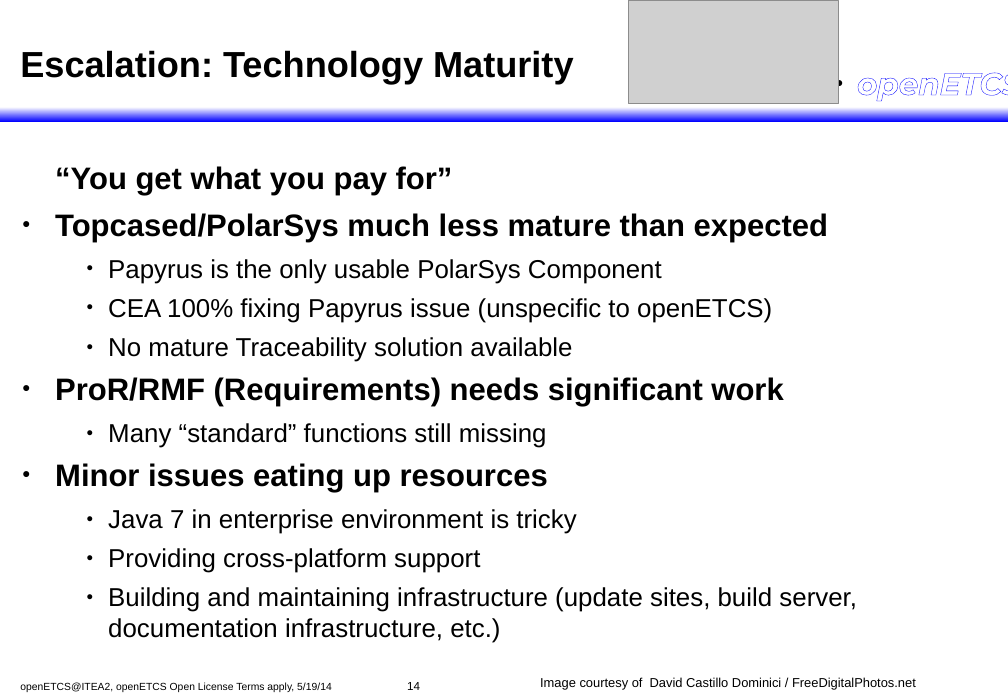
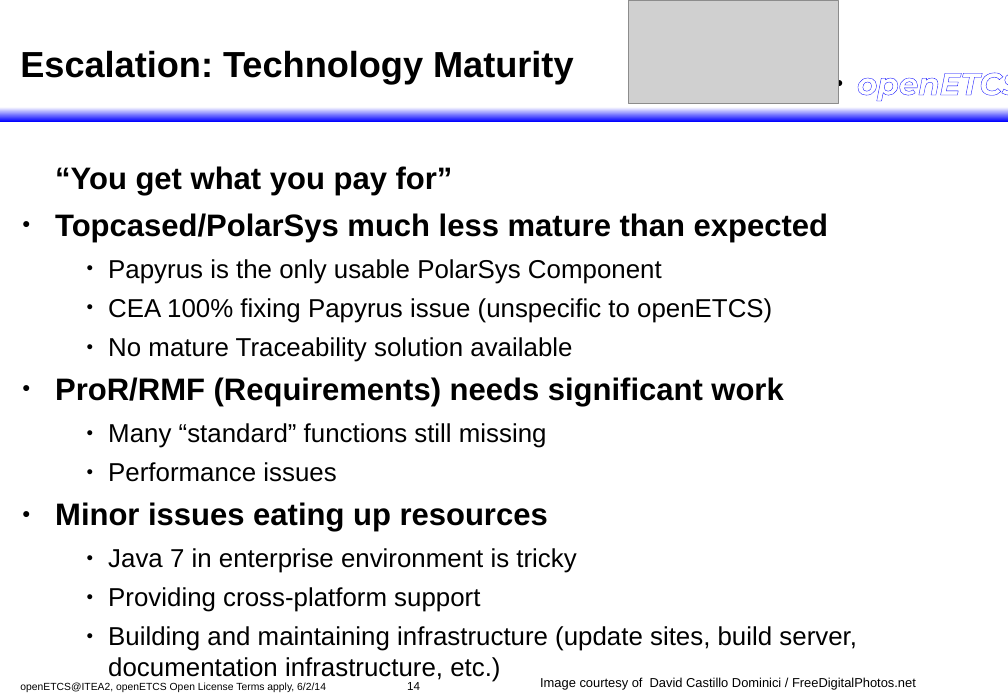
Before and after one commit to openETCS/toolchain, a slide deck: slide 14 of itea_Reviews/2014/2014_06_itea_Review.odp. Drawn at 1008x698 pixels with LibreOffice and Linux fonts; fonts in the diff are those of the drawing; grey boxes stand for pictures; background and template pictures are left out. Boxes give left, top, right and bottom in pixels: in the first picture for what was removed or moved away, otherwise in the second. Text is boxed around its words. In the diff, an @@ line names an element or a change of style, - is before the commit and + after.

Commit message:
Updated itea Review Slides

```diff
--- a/itea_Reviews/2014/2014_06_itea_Review.odp
+++ b/itea_Reviews/2014/2014_06_itea_Review.odp
@@ text at bbox=[108, 462, 336, 482]: paragraph added @@
+      ● Performance issues
@@ text at bbox=[20, 682, 326, 692]: text changed @@
-openETCS@ITEA2, openETCS Open License Terms apply, 5/19/14
+openETCS@ITEA2, openETCS Open License Terms apply, 6/2/14
```
Also in this commit, not shown: 11 other slides changed, 1 other file.
